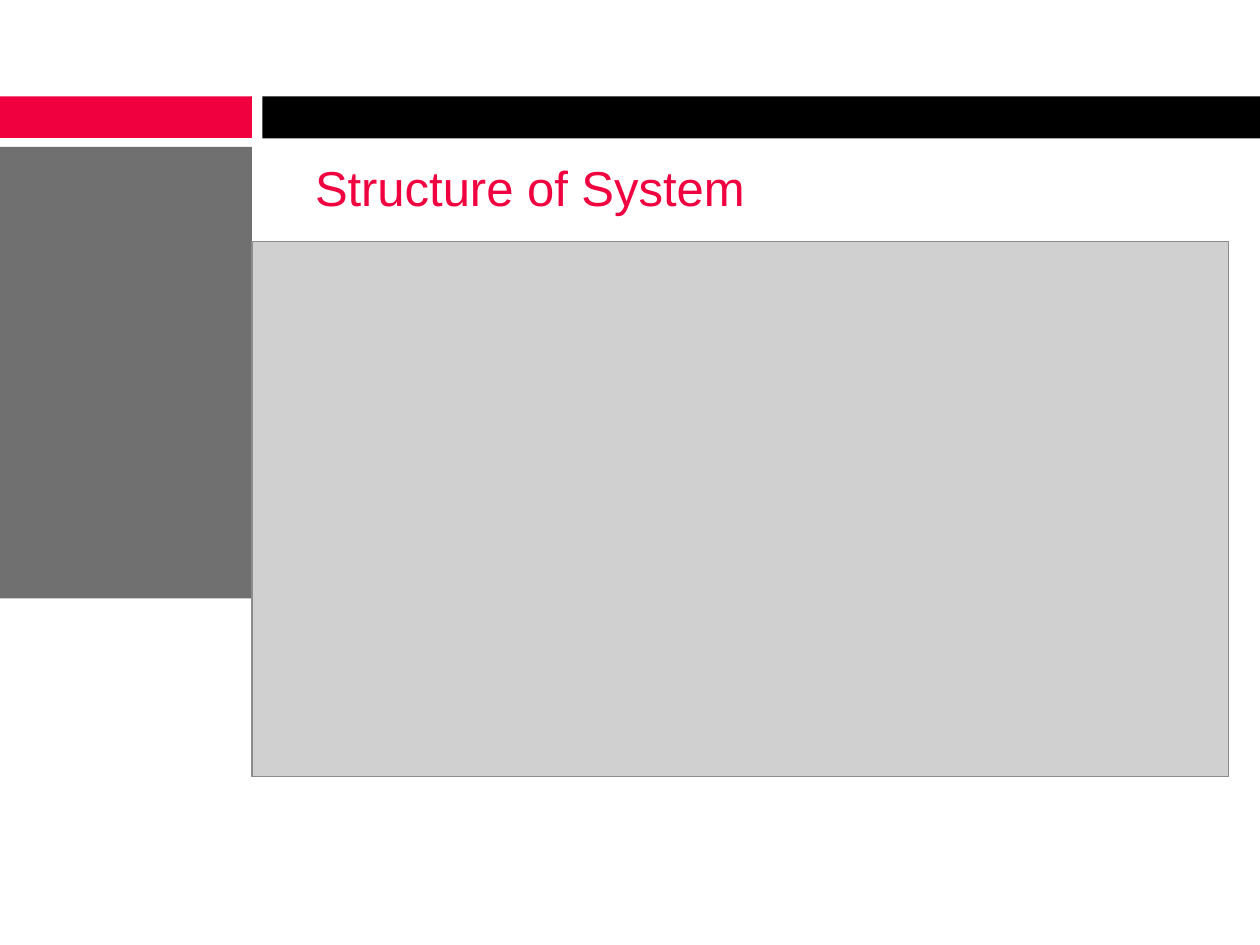
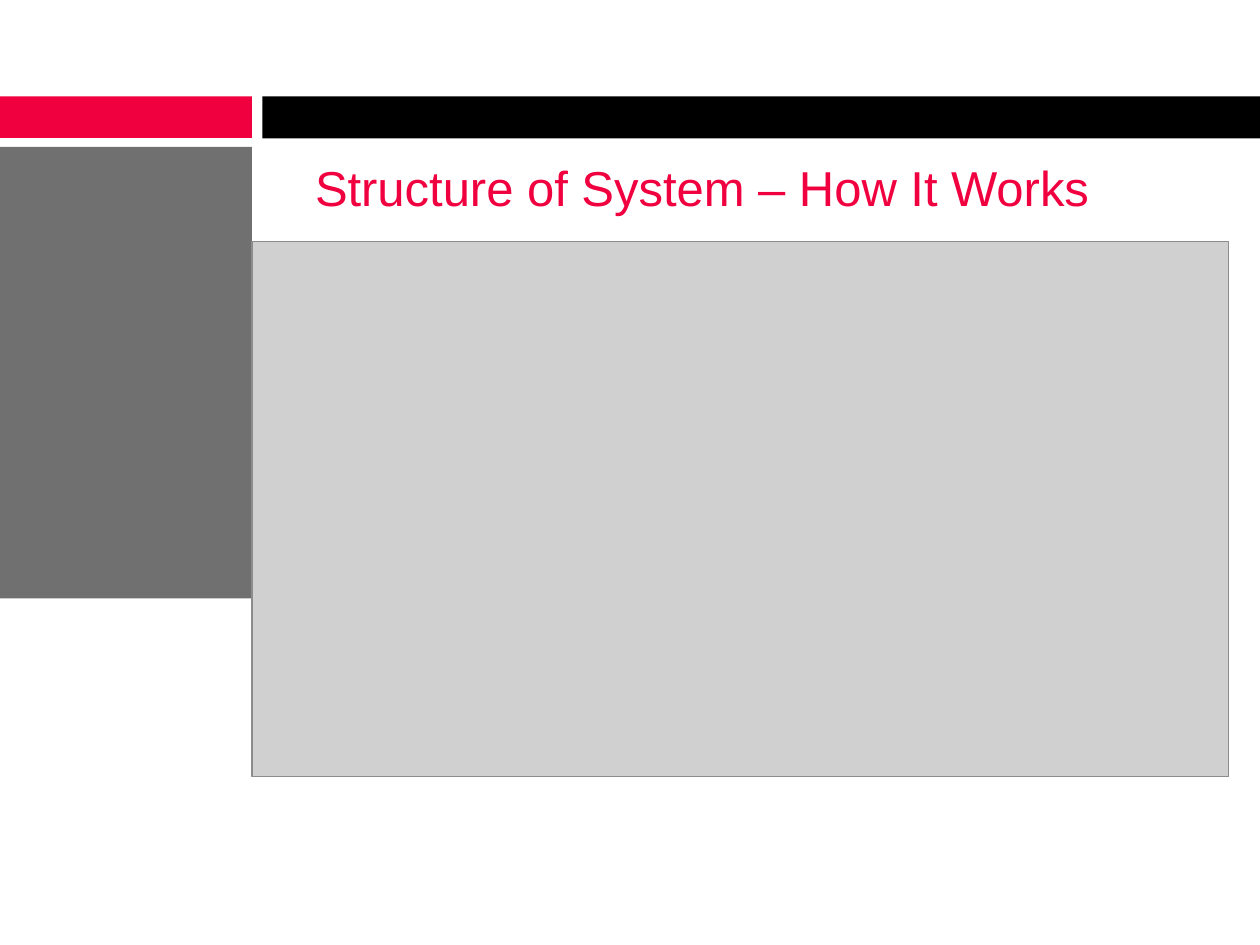
Before and after one commit to alexcraig/RoboWars, a slide deck: slide 5 of docs/presentation_slides/RoboWarsPresentation_AlexDinardo.pptx (slide 7 before the commit). Drawn at 1260x945 pixels with LibreOffice and Linux fonts; fonts in the diff are those of the drawing; grey boxes stand for pictures; background and template pictures are left out. Boxes give left, top, right and bottom in pixels: in the first picture for what was removed or moved away, otherwise in the second. Text is boxed around its words. In the diff, an @@ line names an element or a change of style, - is before the commit and + after.

```diff
--- a/docs/presentation_slides/RoboWarsPresentation_AlexDinardo.pptx
+++ b/docs/presentation_slides/RoboWarsPresentation_AlexDinardo.pptx
@@ title at (315,170,1089,216): text changed @@
-Structure of System
+Structure of System – How It Works
```
Also in this commit, not shown: 2 other slides changed, 2 slides added.
